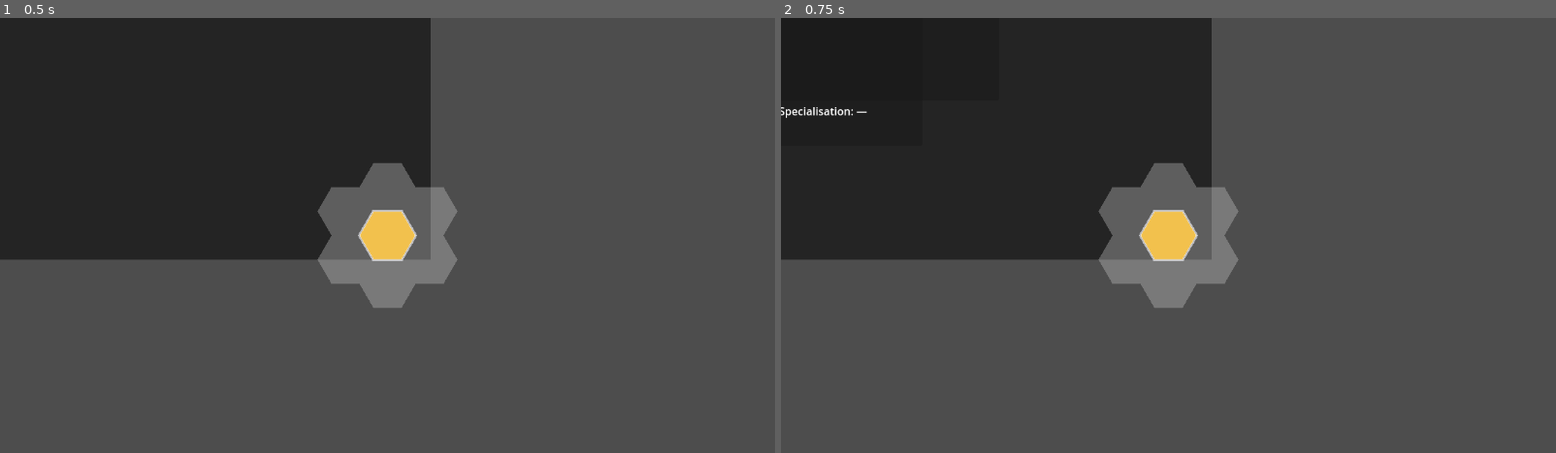
Above: before the commit, frames 1-2 (left to right).
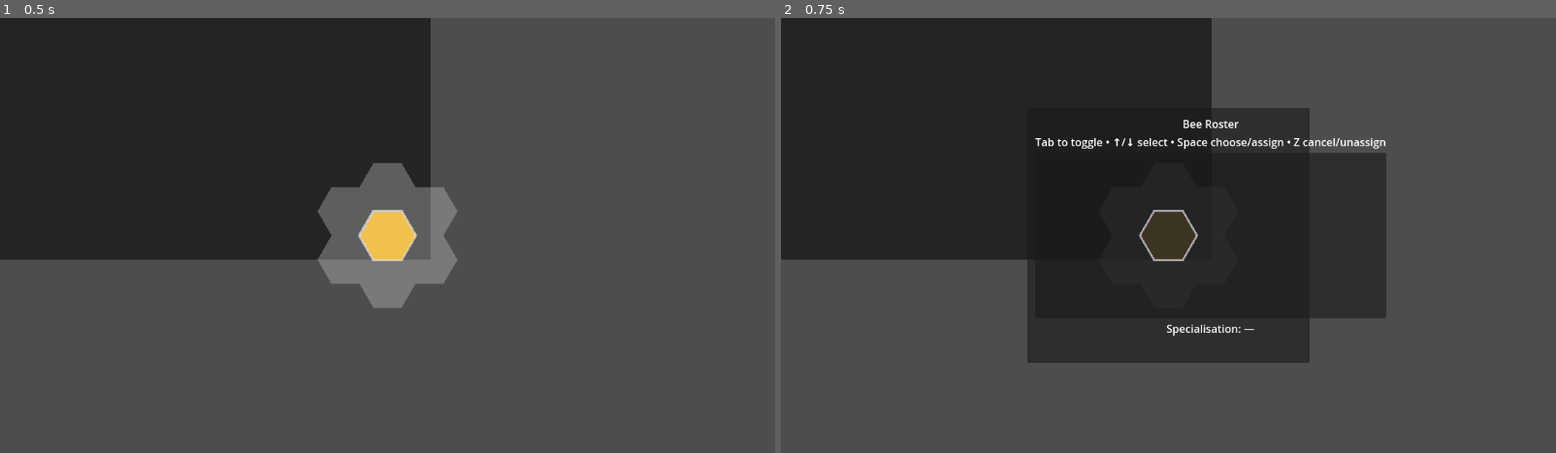
Above: after the commit, the same moments.

Repository: Millstreamu/BumbleJess
Game: Godot game, scene res://scenes/Main.tscn
The game is run twice, just before and just after one commit, with the same random seed, the same clock (stepped at 60 frames per second) and the same inputs.
Inputs:
- Up to frame 1 (0.5 s): no input
- Up to frame 2 (0.75 s): tap Enter at 0.5 s; hold Right from 0.53 s (still down); tap Tab at 0.6 s

Frame 1 is identical in both runs. In frame 2, 20% of the frame differs, in the area x 0-79%, y 20-80%.

Commit message:
Center bee roster popup

Diff:
--- a/scripts/ui/BeeRoster.gd
+++ b/scripts/ui/BeeRoster.gd
@@ -17,6 +17,7 @@
 @onready var _bee_list: ItemList = $Panel/Margin/VBox/BeeList
 @onready var _spec_label: Label = $Panel/Margin/VBox/SpecLabel
 @onready var _status_label: Label = $Panel/Margin/VBox/Status
+@onready var _viewport: Viewport = get_viewport()
 
 var _hex_grid: Node = null
 var _is_open := false
@@ -35,6 +36,10 @@
     _bee_list.item_selected.connect(_on_item_selected)
     _bee_list.multi_selected.connect(_on_item_selected)
     _connect_bee_signals()
+
+    if _viewport:
+        _viewport.connect("size_changed", Callable(self, "_center_on_screen"))
+    call_deferred("_center_on_screen")
 
 func open() -> void:
     _is_open = true
@@ -152,6 +157,12 @@
 func is_assignment_armed() -> bool:
     return _assignment_armed and _selected_bee_id != -1
 
+func _center_on_screen() -> void:
+    if not _viewport:
+        return
+    var viewport_size := _viewport.get_visible_rect().size
+    position = viewport_size * 0.5 - size * 0.5
+
 func _connect_bee_signals() -> void:
     if not Engine.has_singleton("BeeManager"):
         return
